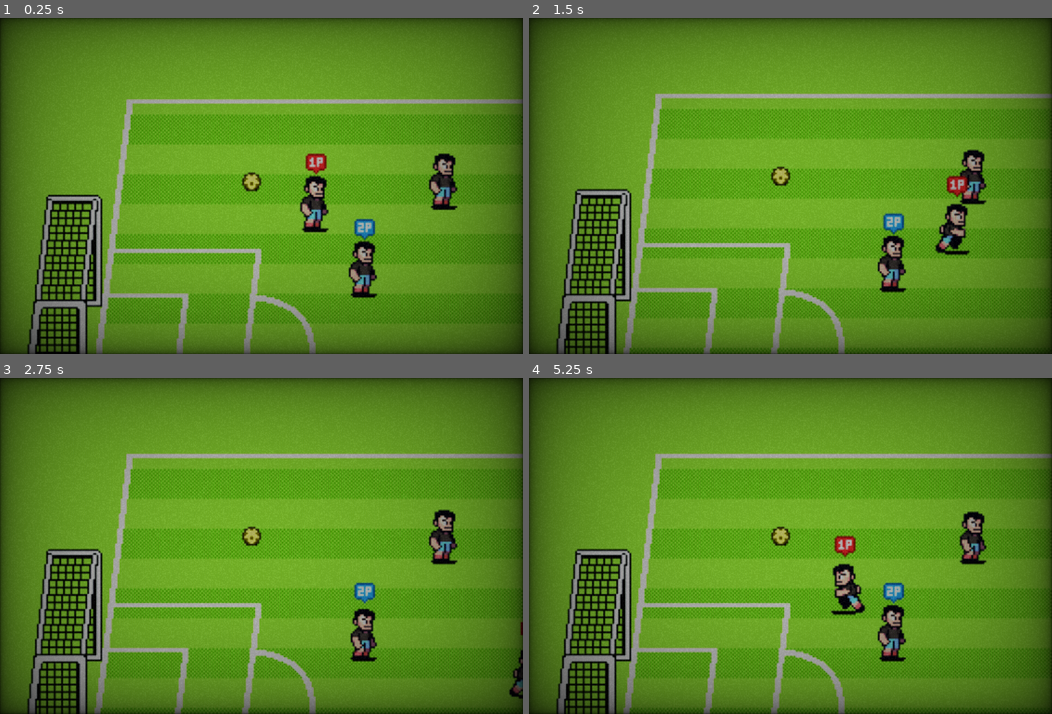
Above: before the commit, frames 1-4 (two rows, left to right).
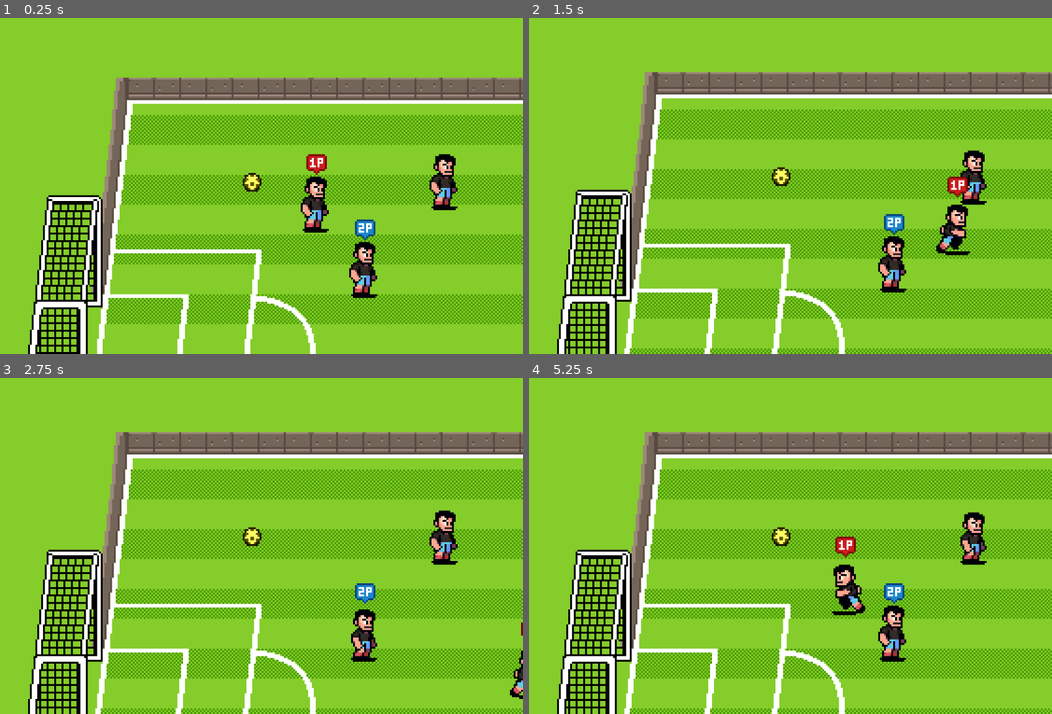
Above: after the commit, the same moments.

Repository: salty-max/kickoff
Game: Godot game, scene res://scenes/world.tscn
Two runs of this game, one before a commit and one after it. Both use one fixed random seed, a clock stepped at 60 frames per second and the inputs below.
Inputs:
- Up to frame 1 (0.25 s): no input
- Up to frame 2 (1.5 s): hold D (p1_right) 0.53-1.28 s; tap C (p1_pass) at 0.6 s; hold S (p1_down) from 1.28 s (still down); tap V (p1_shoot) at 1.35 s
- Up to frame 3 (2.75 s): release S (p1_down) at 2.03 s; hold D (p1_right) from 2.03 s (still down); tap Down (p2_down) at 2.1 s
- Up to frame 4 (5.25 s): release D (p1_right) at 2.78 s; hold W (p1_up) 2.78-3.53 s; tap one key every 0.75 s from 2.85 s: Left (p2_left) , (p2_pass) Right (p2_right) . (p2_shoot); hold A (p1_left) 3.53-5.03 s; hold S (p1_down) from 5.03 s (still down)

The runs differ from the first frame. In frame 1, 89% of the frame differs, in the area x 0-100%, y 0-100%; in frame 2, 89%; in frame 3, 89%; in frame 4, 89%.

Commit message:
added field walls

Diff:
--- a/scenes/world.tscn
+++ b/scenes/world.tscn
@@ -8,6 +8,12 @@
 [ext_resource type="Script" uid="uid://fn4grw54383a" path="res://scenes/camera.gd" id="6_qfnet"]
 [ext_resource type="PackedScene" uid="uid://cmpenxbyuqk58" path="res://scenes/goal/goal.tscn" id="7_i7141"]
 [ext_resource type="Shader" uid="uid://vjme721r8n4q" path="res://scenes/crt.gdshader" id="8_4mrxx"]
+[ext_resource type="Texture2D" uid="uid://b2rutwdqkx0fs" path="res://assets/art/backgrounds/top-wall.png" id="8_7r4gi"]
+[ext_resource type="Texture2D" uid="uid://da4pfritu6ap1" path="res://assets/art/backgrounds/bottom-wall.png" id="9_w7kh3"]
+[ext_resource type="Texture2D" uid="uid://8yj8ws76502t" path="res://assets/art/backgrounds/side-wall.png" id="10_e3hyu"]
+
+[sub_resource type="RectangleShape2D" id="RectangleShape2D_w7kh3"]
+size = Vector2(802, 7)
 
 [sub_resource type="ShaderMaterial" id="ShaderMaterial_7r4gi"]
 shader = ExtResource("8_4mrxx")
@@ -91,8 +97,58 @@
 position = Vector2(818, 220)
 scale = Vector2(-1, 1)
 
+[node name="TopWall" type="Sprite2D" parent="PitchObjects"]
+position = Vector2(49, 32)
+texture = ExtResource("8_7r4gi")
+centered = false
+
+[node name="StaticBody2D" type="StaticBody2D" parent="PitchObjects/TopWall"]
+collision_mask = 0
+
+[node name="CollisionPolygon2D" type="CollisionPolygon2D" parent="PitchObjects/TopWall/StaticBody2D"]
+polygon = PackedVector2Array(0, 116, 13, 0, 739, 0, 752, 116, 740, 116, 728, 12, 24, 12, 12, 116)
+
+[node name="BottomWall" type="Sprite2D" parent="PitchObjects"]
+position = Vector2(24, 344)
+texture = ExtResource("9_w7kh3")
+centered = false
+offset = Vector2(0, -12)
+
+[node name="StaticBody2D" type="StaticBody2D" parent="PitchObjects/BottomWall"]
+collision_mask = 0
+
+[node name="CollisionShape2D" type="CollisionShape2D" parent="PitchObjects/BottomWall/StaticBody2D"]
+position = Vector2(401, -3.1875)
+shape = SubResource("RectangleShape2D_w7kh3")
+
+[node name="LeftWall" type="Sprite2D" parent="PitchObjects"]
+position = Vector2(24, 221)
+texture = ExtResource("10_e3hyu")
+centered = false
+offset = Vector2(0, -14)
+
+[node name="StaticBody2D" type="StaticBody2D" parent="PitchObjects/LeftWall"]
+collision_mask = 0
+
+[node name="CollisionPolygon2D" type="CollisionPolygon2D" parent="PitchObjects/LeftWall/StaticBody2D"]
+polygon = PackedVector2Array(14, -1, 28, -1, 14, 117, 0, 117)
+
+[node name="RightWall" type="Sprite2D" parent="PitchObjects"]
+position = Vector2(826, 221)
+scale = Vector2(-1, 1)
+texture = ExtResource("10_e3hyu")
+centered = false
+offset = Vector2(0, -14)
+
+[node name="StaticBody2D" type="StaticBody2D" parent="PitchObjects/RightWall"]
+collision_mask = 0
+
+[node name="CollisionPolygon2D" type="CollisionPolygon2D" parent="PitchObjects/RightWall/StaticBody2D"]
+polygon = PackedVector2Array(14, -1, 28, -1, 14, 117, 0, 117)
+
 [node name="CRT" type="CanvasLayer" parent="."]
 layer = 99
+visible = false
 
 [node name="ColorRect" type="ColorRect" parent="CRT"]
 material = SubResource("ShaderMaterial_7r4gi")
Not shown: 1 places in scenes/world.tscn that only renumber resources
